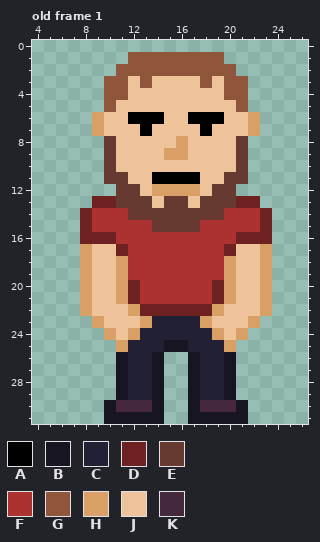
Pixel-art file -- Plosinofka/Content/guy-right.ase. The picture above is the old version.
32x32 pixels, 1 frame. Colours within 5 levels of each other are drawn and written as one. Shown: old frame 1: x 4..26, y 0..31. The commit also changed other frames, which this record leaves out.
Palette (. is transparent): A #000000  B #161521  C #222034  D #6e2121  E #663931  F #ac3232  G #8f563b  H #d9a066  J #eec39a  K #45283c
Pixels before, old frame 1, first column x 8:
 1 ....GGGGGGGG....
 2 ...GGGGGGGGGG...
 3 ..GGJGJJJJGJGG..
 4 ..GGJJJJJJJJGG..
 5 ..GJJJJJJJJJJG..
 6 .HJJAAAJJAAAJJH.
 7 .HJJJAJJJJAJJJH.
 8 ..EJJJJJHJJJJE..
 9 ..EJJJJHHJJJJE..
10 ..EJJJJJJJJJJE..
11 ..EEJJAAAAJJEE..
12 ...EEJHHHHJEE...
13 .DDEEEJEEJEEEDD.
14 DFFFEEEEEEEEFFFD
15 DFFFFFEEEEFFFFFD
16 DDDFFFFFFFFFFDDD
17 HJJDFFFFFFFFDJJH
18 HJJHFFFFFFFFHJJH
19 HJJHFFFFFFFFHJJH
20 HJJHDFFFFFFDHJJH
21 HJJHDFFFFFFDHJJH
22 HJJJHDDDDDDHJJJH
23 .HJJJHCCCCHJJJH.
24 ..HJHCCCCCCHJH..
25 ...HCCCBBCCCH...
26 ...BCCB..BCCB...
27 ...BCCB..BCCB...
28 ...BCCB..BCCB...
29 ...BCCB..BCCB...
30 ..BKKKB..BKKKB..
31 ..BBBBB..BBBBB..
The result:
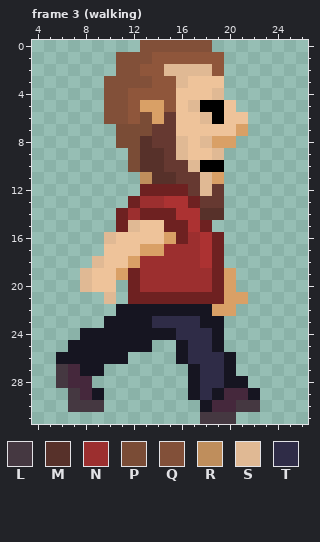
Colours new in this view: L #453841  M #57312a  N #9c2f2f  P #7a4c36  Q #825039  R #bf8e5c  S #e0b994  T #2f2c47
A new or re-ordered frame is compared with the old frame closest to it.
Author's note on the commit: + animation for walking-right
Edits made:
frames 1 -> 6
Changed rows in their new state; - is an unchanged pixel.
Frame 3 (walking) is new; against old frame 1, layer "Layer 1":
first column x 6:
 0 -------QQQQQQ-----
 1 -----QQQ----------
 2 -----QQ--SSSS-.---
 3 ----QQQQGGS-J-..--
 4 ----QQGGGG---S..--
 5 ----QQGHHG-SAA-.--
 6 ---.QQGPHE-JS---.-
 7 ---..PPPEE--J--H.-
 8 ----.PPMEES-SHH.--
 9 ----..PMMES--S..--
10 ----..PMMEESAA..--
11 ----...RMMEESH..--
12 -----..DDDDES-.---
13 ---...DNNFFD--...-
14 --...DNDDDFFMM....
15 --...DSJJDDFD.....
16 --..SJJJJHDN-D....
17 --..-JJHHNNN-D....
18 --.S-JHNNNNN-D....
19 --S---DNNNNNND-...
20 --S--.-NNNNNN--...
21 --..S.-DDDDDD--H..
22 --...BBBBBBBB-H...
23 ---.BBBBTTTTBB...-
24 --BBBBBBBBTTTB..--
25 -BBBBBBB..-TTB.---
26 BBBBB-...-BTTT----
27 LKBB-....---TT----
28 LKK--....---TT-B--
29 -LKB-....---TBKKB-
30 -LLL.....--.B--LL-
31 ----.....--.LLL.--
Boxes around the changes in both pictures, in picture pixels (x1, y1, x2, y2):
changed: (56, 40, 272, 424)
